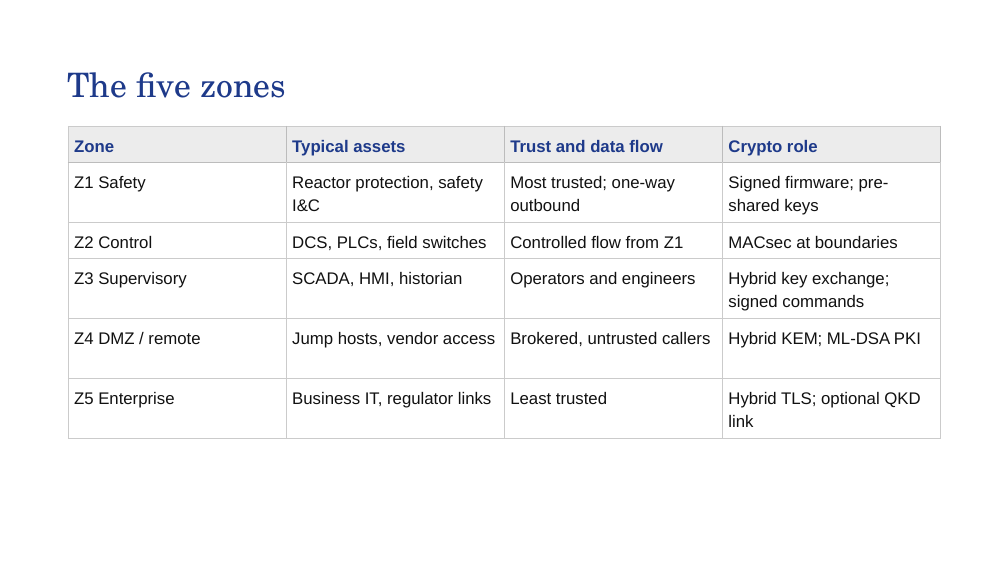
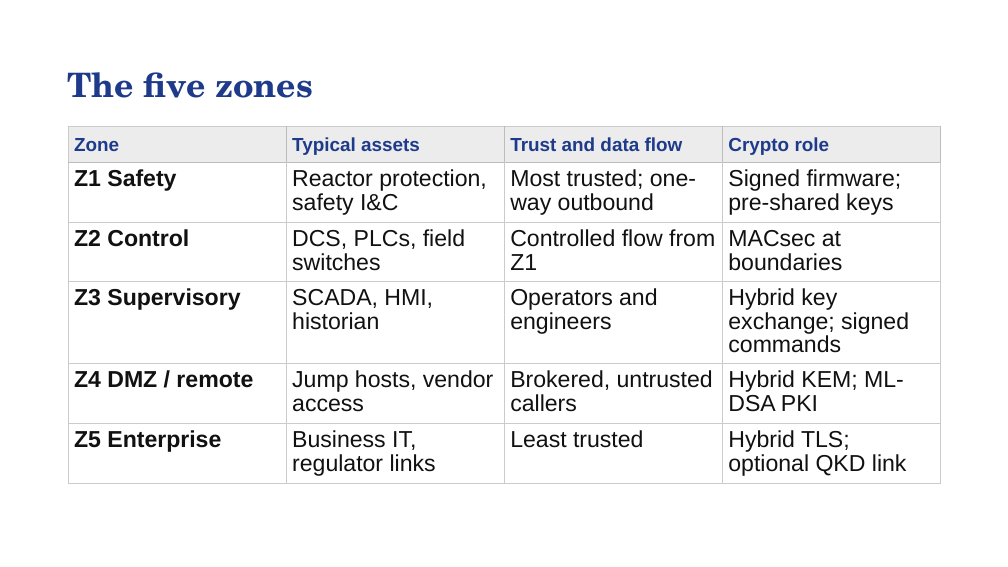
Before and after one commit to SAMeh-ZAGhloul/QRNF_True_Randomness_Tests, a slide deck: slide 4 of Docs/Zone-Wise PQC and QKD for SMR Control Systems.pptx. Drawn at 1008x567 pixels with LibreOffice and Linux fonts; fonts in the diff are those of the drawing. Boxes give left, top, right and bottom in pixels: in the first picture for what was removed or moved away, otherwise in the second. Text is boxed around its words. In the diff, an @@ line names an element or a change of style, - is before the commit and + after.

```diff
--- a/Docs/Zone-Wise PQC and QKD for SMR Control Systems.pptx
+++ b/Docs/Zone-Wise PQC and QKD for SMR Control Systems.pptx
@@ title "The five zones" at [67, 72, 313, 98]: bold on @@
@@ table at [68, 126, 942, 480] @@
@@ size 16 to 18 pt in "Zone", "Typical assets", "Trust and data flow", "Crypto role" @@
@@ size 16 to 22 pt @@
@@ bold on in "Z1 Safety", "Z2 Control", "Z3 Supervisory", "Z4 DMZ / remote" and 1 more places @@
```
Also in this commit, not shown: 13 other slides changed, 1 other file.
